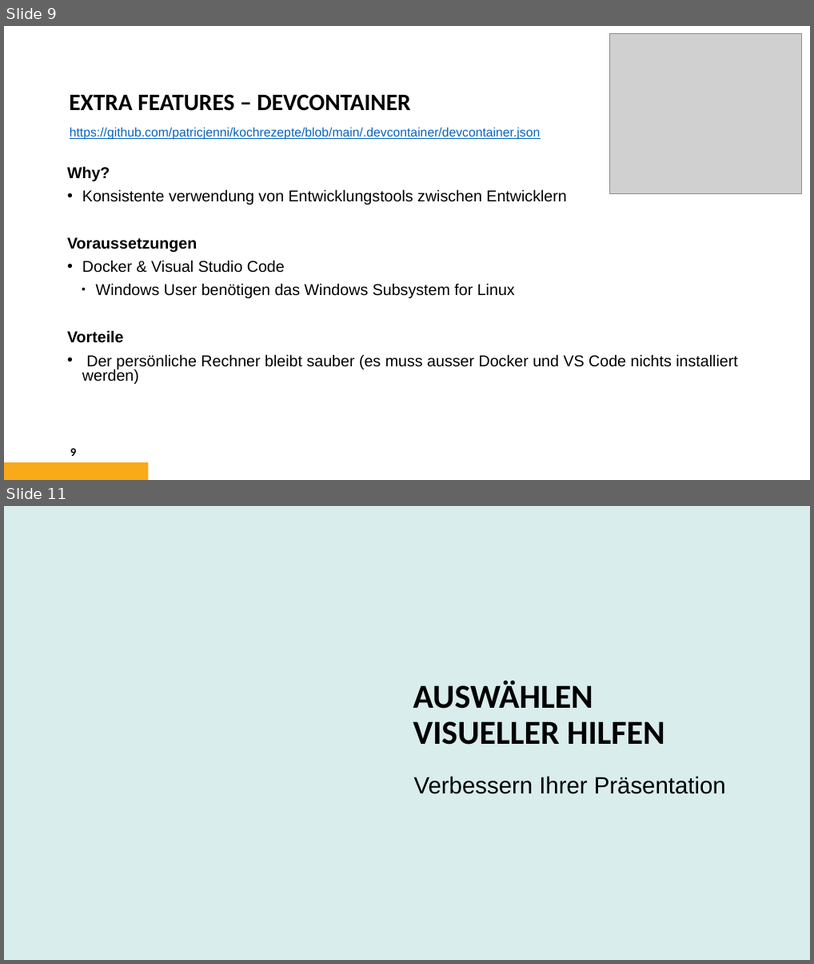
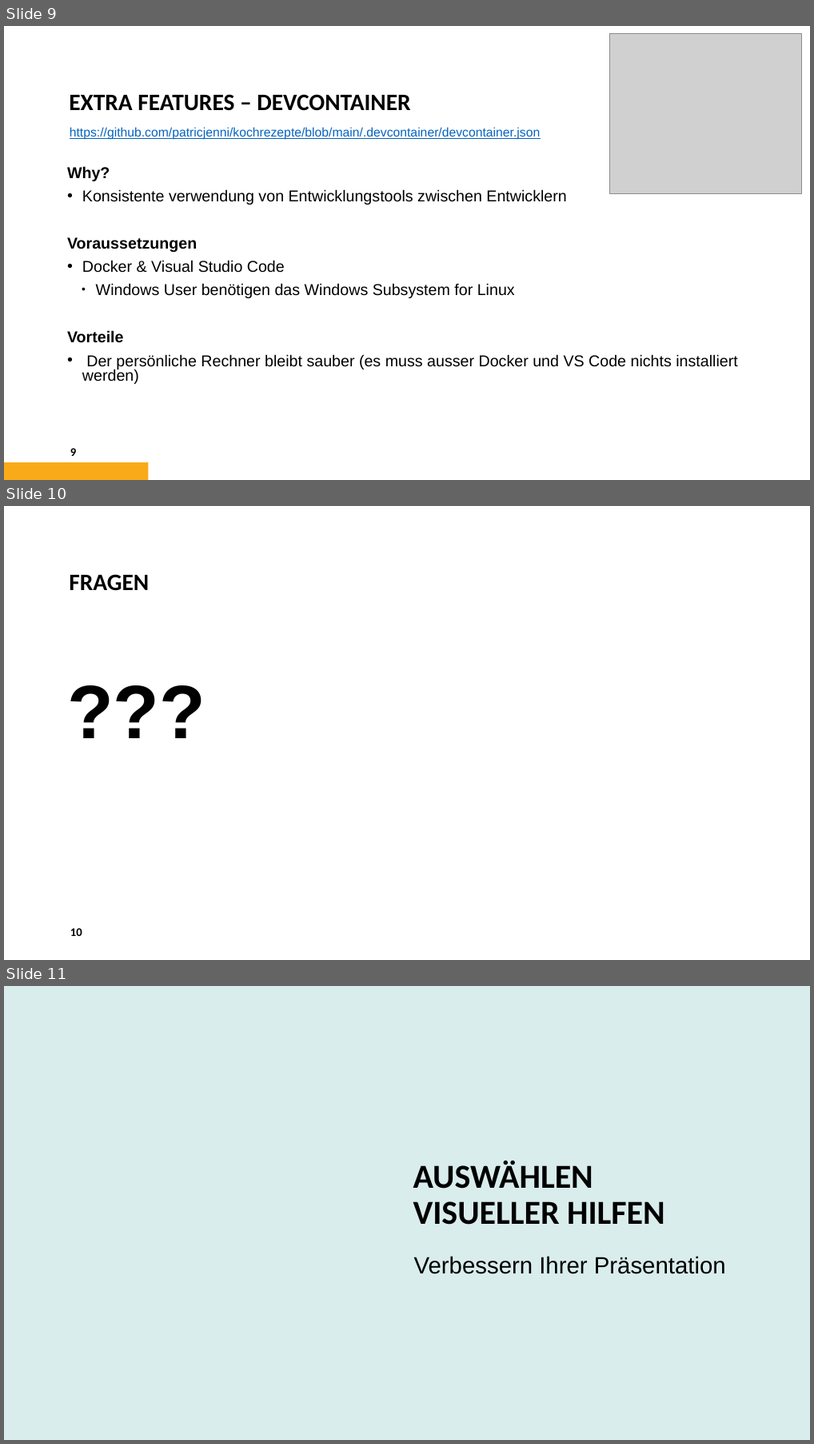
Before and after one commit to patricjenni/kochrezepte, a slide deck: docs/Präsentation_Kochrezepte.pptx. Shown one above the other, each under a label of ours: slides 9 and 11 before the commit, slides 9, 10 and 11 after it; the slides between them are not shown. The pictures are 814x964 and 814x1444 pixels, drawn with LibreOffice and Linux fonts; fonts in the diff are those of the drawing; grey boxes stand for pictures; background and template pictures are left out. Boxes give left, top, right and bottom in pixels: in the first picture for what was removed or moved away, otherwise in the second. Text is boxed around its words. In the diff, an @@ line names an element or a change of style, - is before the commit and + after.

```diff
--- a/docs/Präsentation_Kochrezepte.pptx
+++ b/docs/Präsentation_Kochrezepte.pptx
@@ slide 10 added at [4,506,810,960], background #FFFFFF @@
@@ title added at [69,574,149,591], 28 pt, text #000000, bold @@
+FRAGEN
@@ text added at [62,644,612,875], 90 pt, text #000000, bold @@
+???
@@ page number added at [70,928,82,936], 14 pt, text #000000, bold @@
+10
```
Also in this commit, not shown: 1 slide changed, 1 slide removed.
